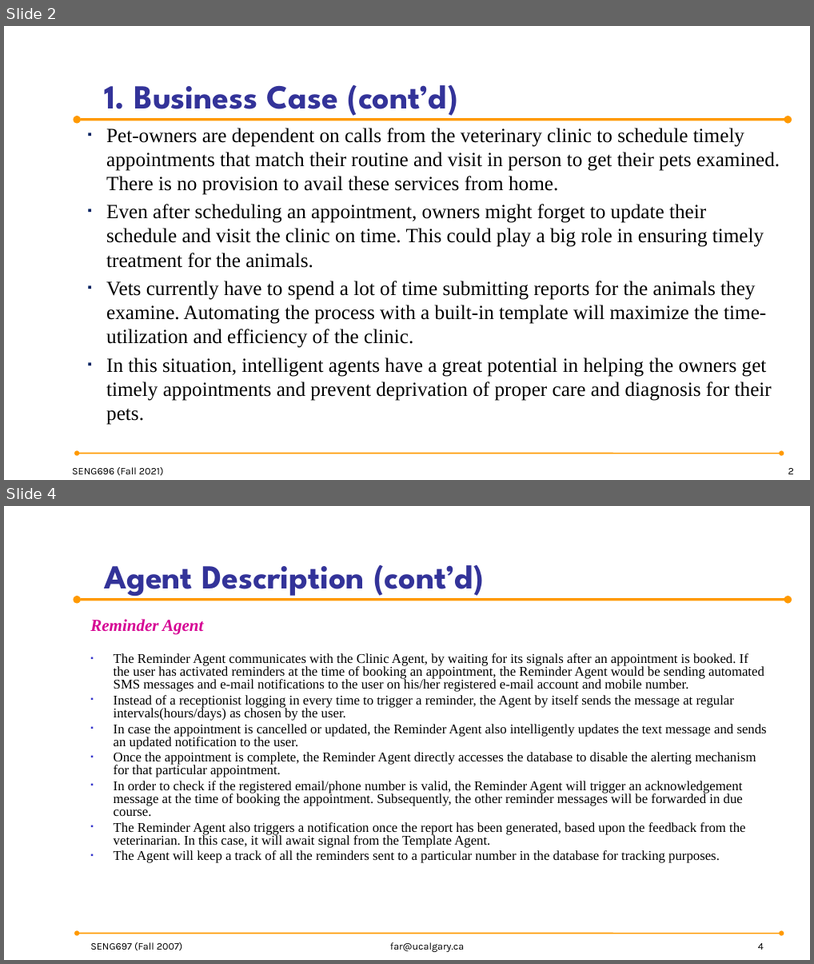
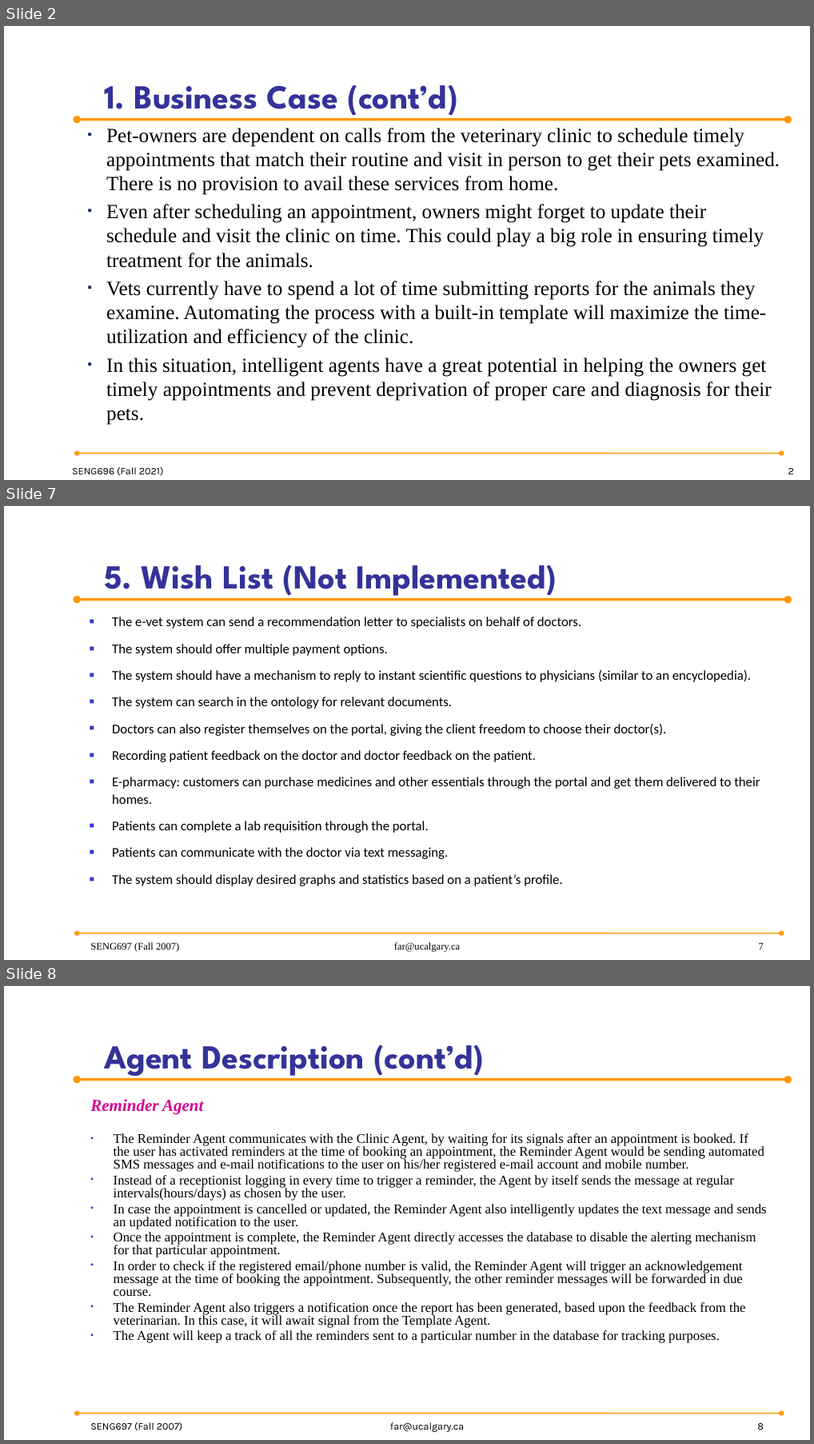
Before and after one commit to anish30145784/SENG696_GroupD, a slide deck: GroupD_ProjectPresentation.pptx. Shown one above the other, each under a label of ours: slides 2 and 4 before the commit, slides 2, 7 and 8 after it; the slides between them are not shown. The pictures are 814x964 and 814x1444 pixels, drawn with LibreOffice and Linux fonts; fonts in the diff are those of the drawing; background and template pictures are left out. Boxes give left, top, right and bottom in pixels: in the first picture for what was removed or moved away, otherwise in the second. Text is boxed around its words. In the diff, an @@ line names an element or a change of style, - is before the commit and + after.

Commit message:
Added assumptions, requirements, wish-list, template agent, and design models

```diff
--- a/GroupD_ProjectPresentation.pptx
+++ b/GroupD_ProjectPresentation.pptx
@@ slide 7 added at (4,506,810,960), background picture (left out); not listed: 2 template elements that a slide beside it also shows @@
@@ title added at (104,564,557,599), 40 pt, text #333399, bold @@
+5. Wish List (Not Implemented)
@@ text added at (112,616,760,886), 16 pt, text #000000 @@
+■ The e-vet system can send a recommendation letter to specialists on behalf of doctors.
+■ The system should offer multiple payment options.
+■ The system should have a mechanism to reply to instant scientific questions to physicians (similar to an encyclopedia).
+■ The system can search in the ontology for relevant documents.
+■ Doctors can also register themselves on the portal, giving the client freedom to choose their doctor(s).
+■ Recording patient feedback on the doctor and doctor feedback on the patient.
+■ E-pharmacy: customers can purchase medicines and other essentials through the portal and get them delivered to their homes.
+■ Patients can complete a lab requisition through the portal.
+■ Patients can communicate with the doctor via text messaging.
+■ The system should display desired graphs and statistics based on a patient’s profile.
@@ text added at (90,942,179,952), 12 pt, text #000000 @@
+SENG697 (Fall 2007)
@@ text added at (394,942,460,952), 12 pt, text #000000 @@
+far@ucalgary.ca
@@ page number added at (759,942,764,949), 12 pt, text #000000 @@
+7
@@ what was slide 4 is now slide 8 @@
@@ page number at (758,1423,764,1429): text changed @@
-4
+8
```
Also in this commit, not shown: 7 other slides added.
